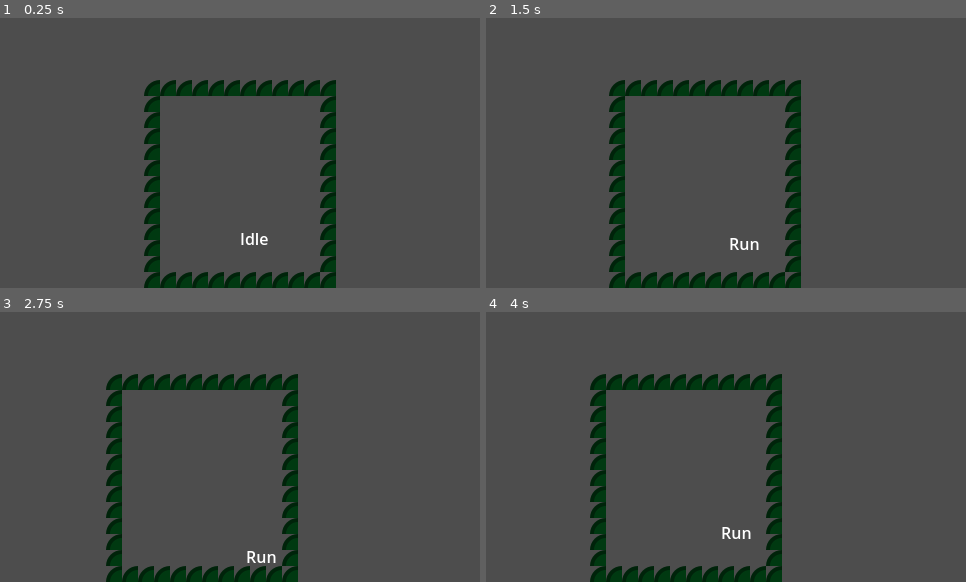
Above: before the commit, frames 1-4 (two rows, left to right).
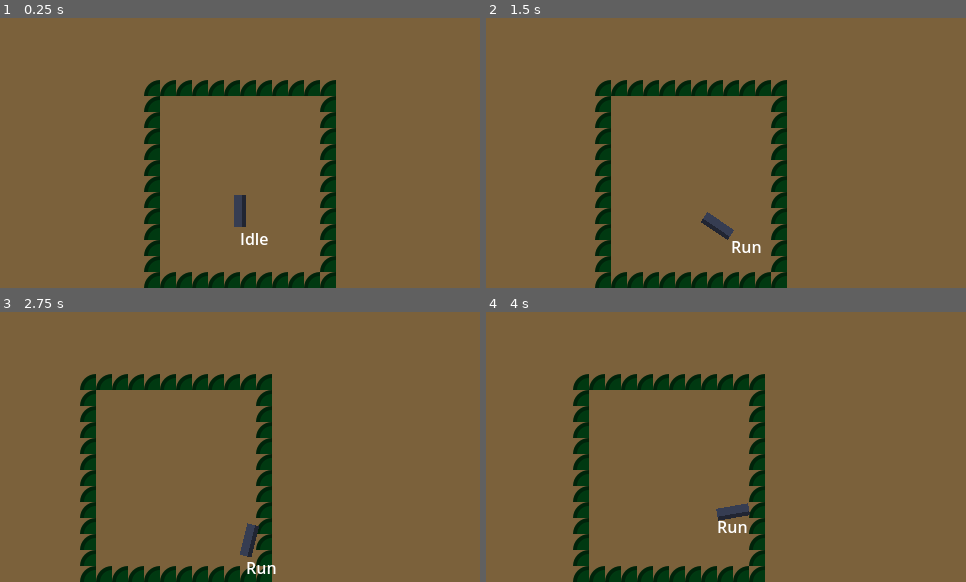
Above: after the commit, the same moments.

Repository: OlliO6/Cursed-Room
Game: Godot game, scene res://game.tscn
Two runs of this game, one before a commit and one after it. Both use one fixed random seed, a clock stepped at 60 frames per second and the inputs below. The engine's default icon, where the game draws it, is replaced by a stand-in: a white triangle on a blue panel in a dark square.
Inputs (mouse positions are in pixels of both pictures, inside the frame that each line leads up to):
- Up to frame 1 (0.25 s): no input
- Up to frame 2 (1.5 s): tap Enter at 0.5 s; move the mouse to (831, 139) at 0.52 s; hold D (move_right) 0.53-1.28 s; click (831, 139) at 0.6 s; move the mouse to (630, 166) at 1.27 s; hold S (move_down) from 1.28 s (still down); right-click (630, 166) at 1.35 s
- Up to frame 3 (2.75 s): move the mouse to (288, 387) at 2.02 s; release S (move_down) at 2.03 s; hold D (move_right) from 2.03 s (still down); click (288, 387) at 2.1 s
- Up to frame 4 (4 s): move the mouse to (702, 501) at 2.77 s; release D (move_right) at 2.78 s; hold W (move_up) 2.78-3.53 s; right-click (702, 501) at 2.85 s; move the mouse to (870, 487) at 3.52 s; hold A (move_left) from 3.53 s (still down); click (870, 487) at 3.6 s

The runs differ from the first frame. In frame 1, 92% of the frame differs, in the area x 0-100%, y 0-100%; in frame 2, 97%; in frame 3, 97%; in frame 4, 97%.

Commit message:
Improve damage system

Diff:
--- a/components/attack_area.gd
+++ b/components/attack_area.gd
@@ -1,11 +1,19 @@
 extends Area2D
 
 @export var damage: int = 10
+@export var active: bool = true:
+	set(v):
+		active = v
+		rescan()
 
 func _ready() -> void:
-	body_entered.connect(_on_body_entered)
+	body_entered.connect(_apply_damage)
 
-func _on_body_entered(body: Node2D) -> void:
-	var dmg:= body.get_node("DamageReceiver") as DamageReceiver
-	if dmg:
+func rescan() -> void:
+	for b in get_overlapping_bodies():
+		_apply_damage(b)
+
+func _apply_damage(body: Node2D) -> void:
+	var dmg := body.get_node("DamageReceiver") as DamageReceiver
+	if dmg and !dmg.is_invincible():
 		dmg.take_damage(damage)
--- a/components/damage_receiver.gd
+++ b/components/damage_receiver.gd
@@ -3,5 +3,18 @@
 
 signal damage_taken(amount: int)
 
-func take_damage(dmg: int):
+@export var invincible: bool
+@export var invis_time: float = 0.5
+
+var invis_timer: float
+
+func _process(delta: float) -> void:
+	if invis_timer > 0:
+		invis_timer -= delta
+
+func take_damage(dmg: int) -> void:
 	damage_taken.emit(dmg)
+	invis_timer = invis_time
+
+func is_invincible() -> bool:
+	return invincible or invis_timer > 0
--- a/friendly_zone.tscn
+++ b/friendly_zone.tscn
@@ -204,6 +204,16 @@
 
 [node name="FriendlyZone" type="Node2D"]
 
+[node name="ColorRect" type="ColorRect" parent="."]
+z_index = -1
+z_as_relative = false
+offset_left = -635.0
+offset_top = -638.0
+offset_right = 639.0
+offset_bottom = 625.0
+mouse_filter = 2
+color = Color(0.482353, 0.380392, 0.231373, 1)
+
 [node name="TileMap" type="TileMap" parent="."]
 modulate = Color(0, 0.937255, 0.211765, 1)
 tile_set = SubResource("TileSet_j0i8v")
--- a/player/player.gd
+++ b/player/player.gd
@@ -1,19 +1,17 @@
 extends CharacterBody2D
-
 
 @export var movement_speed: float
 @export_range(0, 1) var acceleration: float
 @export_range(0, 1) var deceleration: float
 
-@onready var state_machine = $StateMachine
-@onready var idle_state = $StateMachine/Idle
-@onready var run_state = $StateMachine/Run
+@onready var state_machine := $StateMachine as StateMachine
+@onready var idle_state := $StateMachine/Idle as State
+@onready var run_state := $StateMachine/Run as State
 
 func _ready() -> void:
 	pass
 
-func _physics_process(delta) -> void:
-
+func _physics_process(_delta) -> void:
 	$StateLabel.text = state_machine.state.name
 
 	match state_machine.state:
@@ -23,7 +21,7 @@
 				state_machine.switch_state(run_state)
 
 		run_state:
-			var move_input:= InputManager.get_move_input()
+			var move_input := InputManager.get_move_input()
 			_move(move_input, movement_speed, acceleration)
 			if move_input == Vector2.ZERO:
 				state_machine.switch_state(idle_state)
--- a/player/player.tscn
+++ b/player/player.tscn
@@ -11,12 +11,12 @@
 [sub_resource type="CircleShape2D" id="CircleShape2D_tiiay"]
 
 [sub_resource type="RectangleShape2D" id="RectangleShape2D_tyops"]
-size = Vector2(22, 50)
+size = Vector2(40, 23)
 
 [node name="Player" type="CharacterBody2D"]
 collision_layer = 2
 script = ExtResource("1_xhl2v")
-movement_speed = 32.0
+movement_speed = 55.0
 acceleration = 0.226
 deceleration = 0.136
 
@@ -47,19 +47,17 @@
 [node name="Pivot" type="Node2D" parent="WeaponHolder/Moon"]
 
 [node name="Sprite2D" type="Sprite2D" parent="WeaponHolder/Moon/Pivot"]
-position = Vector2(15, 25)
 texture = ExtResource("4_63jjy")
-offset = Vector2(-0.22, -24.39)
+offset = Vector2(16, 0)
 region_enabled = true
 region_rect = Rect2(47.5518, 116, 32.4482, 12)
 
 [node name="AttackArea" type="Area2D" parent="WeaponHolder/Moon/Pivot"]
-position = Vector2(15, 25)
 collision_layer = 0
 collision_mask = 5
 monitorable = false
 script = ExtResource("6_3qctg")
 
 [node name="CollisionShape2D" type="CollisionShape2D" parent="WeaponHolder/Moon/Pivot/AttackArea"]
-position = Vector2(12, -26)
+position = Vector2(20, 0.5)
 shape = SubResource("RectangleShape2D_tyops")
--- a/player/weapon_holder.gd
+++ b/player/weapon_holder.gd
@@ -2,18 +2,20 @@
 
 @export var _weapon: Weapon
 
-func _process(delta: float) -> void:
-	if is_instance_valid(_weapon) && _weapon.do_rotate():
+func _process(_delta: float) -> void:
+	if is_instance_valid(_weapon)&&_weapon.do_rotate():
 		rotate_weapon()
 
 func rotate_weapon() -> void:
-	var dir:= (get_global_mouse_position() - global_position).normalized()
+	var dir := (get_global_mouse_position() - global_position).normalized()
 	if dir != Vector2.ZERO:
 		global_transform.x = dir
+
 	skew = 0
 	position = Vector2.ZERO
+	scale = Vector2.ONE
 
-	if abs(rotation_degrees) < 90:
+	if abs(rotation_degrees) > 90:
 		_weapon.transform = Transform2D.FLIP_Y
 	else:
 		_weapon.transform = Transform2D.IDENTITY
